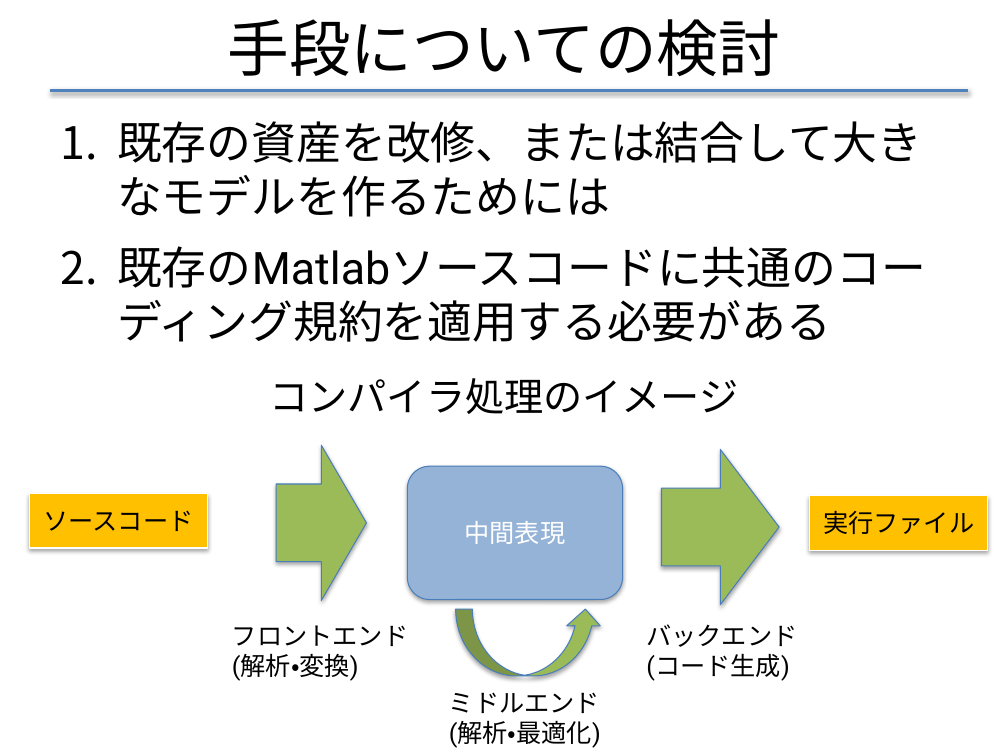
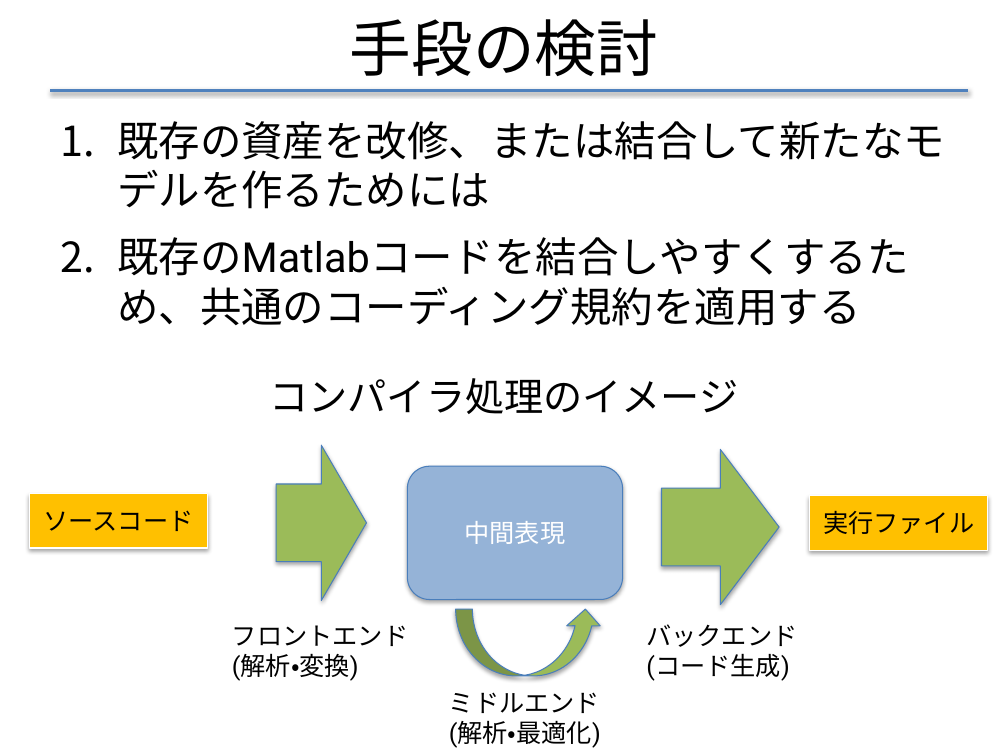
Before and after one commit to f-akazawa/akaz_uecdevelop, a slide deck: slide 15 of doc/中間発表資料.pptx (slide 12 before the commit). Drawn at 1008x756 pixels with LibreOffice and Linux fonts; fonts in the diff are those of the drawing. Boxes give left, top, right and bottom in pixels: in the first picture for what was removed or moved away, otherwise in the second. Text is boxed around its words. In the diff, an @@ line names an element or a change of style, - is before the commit and + after.

Commit message:
3回目の練習コメントを反映させた
また不要なスライドは削除した

```diff
--- a/doc/中間発表資料.pptx
+++ b/doc/中間発表資料.pptx
@@ title at [350,19,658,76]: text changed @@
-手段についての検討
+手段の検討
@@ text at [117,121,945,326]: text changed; size 32 to 29.6 pt @@
-1. 既存の資産を改修、または結合して大きなモデルを作るためには
-2. 既存のMatlabソースコードに共通のコーディング規約を適用する必要がある
+1. 既存の資産を改修、または結合して新たなモデルを作るためには
+2. 既存のMatlabコードを結合しやすくするため、共通のコーディング規約を適用する
```
Also in this commit, not shown: 16 other slides changed, 7 slides removed.
